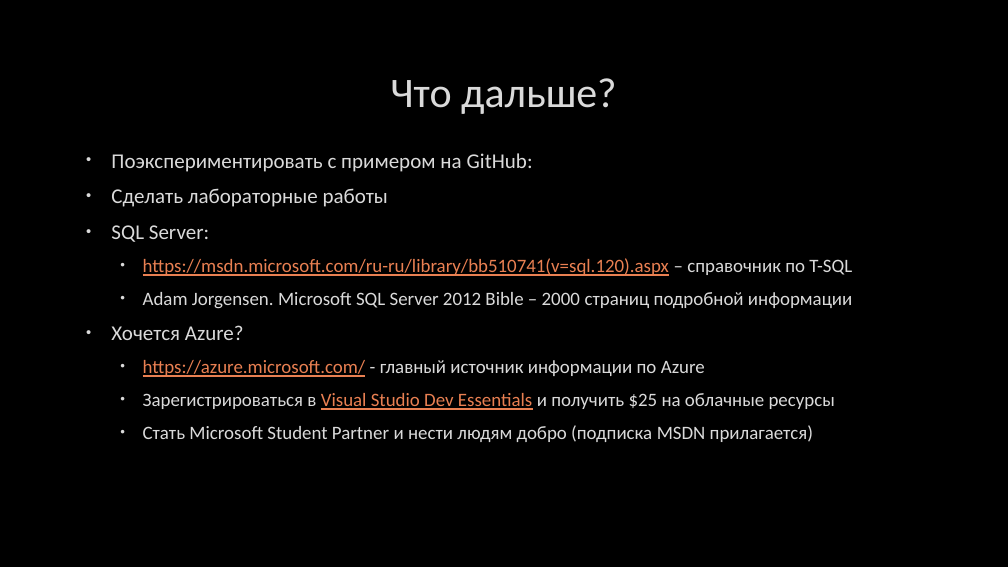
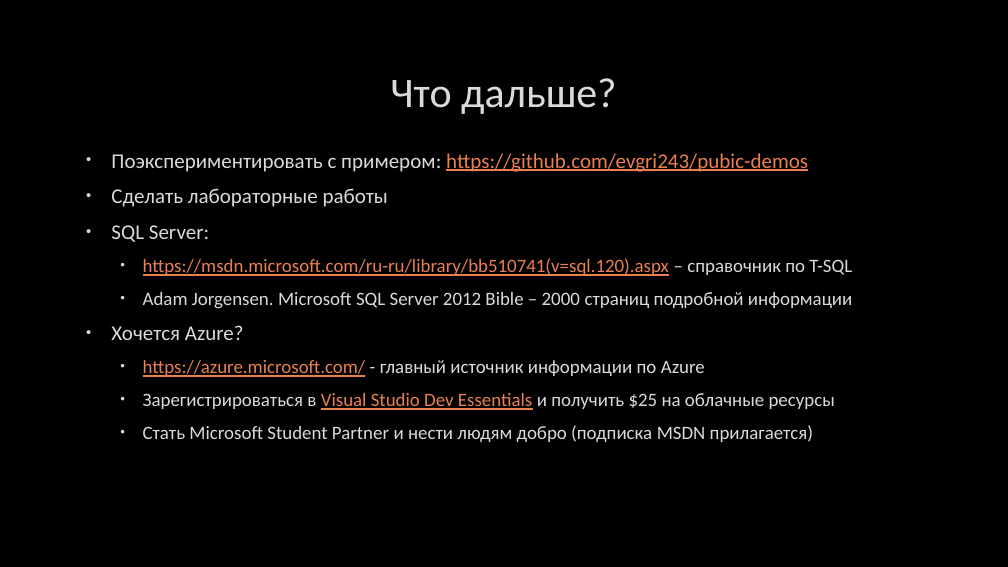
Before and after one commit to mmua/pubic-demos, a slide deck: slide 8 of Azure SQL Database 101/Azure SQL Database 101.pptx. Drawn at 1008x567 pixels with LibreOffice and Linux fonts; fonts in the diff are those of the drawing; background and template pictures are left out. Boxes give left, top, right and bottom in pixels: in the first picture for what was removed or moved away, otherwise in the second. Text is boxed around its words. In the diff, an @@ line names an element or a change of style, - is before the commit and + after.

Commit message:
Updated pptx

```diff
--- a/Azure SQL Database 101/Azure SQL Database 101.pptx
+++ b/Azure SQL Database 101/Azure SQL Database 101.pptx
@@ text at (111, 153, 808, 172): text changed; text colour #DADADA to #E98052 @@
-• Поэкспериментировать с примером на GitHub:
+• Поэкспериментировать с примером: https://github.com/evgri243/pubic-demos
```
